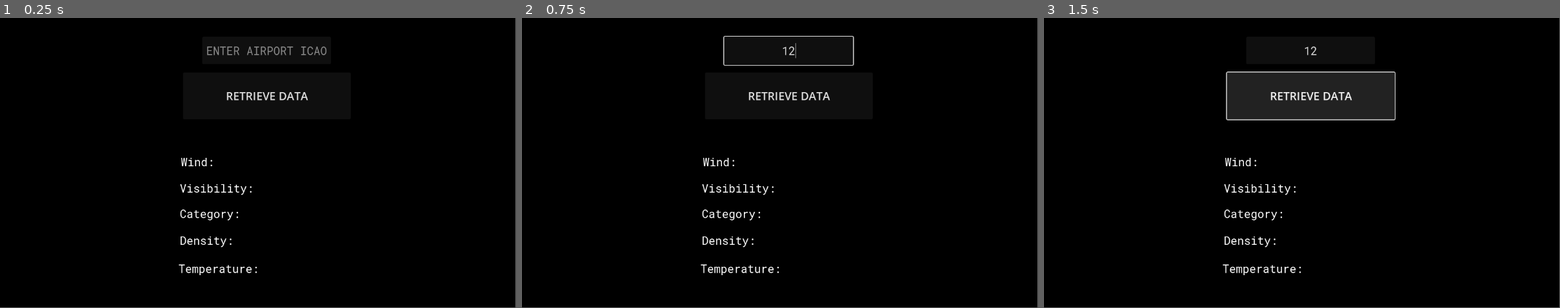
Above: before the commit, frames 1-3 (left to right).
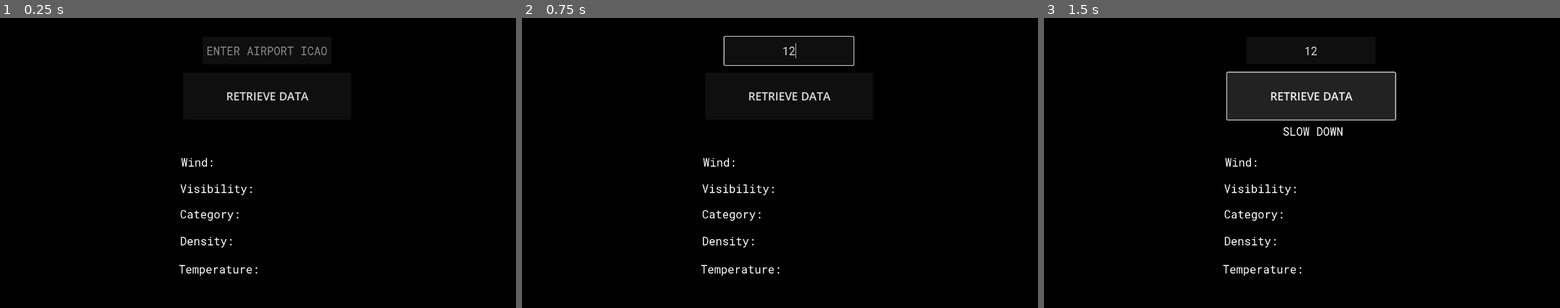
Above: after the commit, the same moments.

Repository: FireEntity1/open-metar
Game: Godot game, scene res://main.tscn
The game is run twice, just before and just after one commit, with the same random seed, the same clock (stepped at 60 frames per second) and the same inputs. The project has no main scene, so this scene is started directly.
Inputs (mouse positions are in pixels of both pictures, inside the frame that each line leads up to):
- Up to frame 1 (0.25 s): no input
- Up to frame 2 (0.75 s): click (790, 49) at 0.52 s; type "12" at 0.6 s
- Up to frame 3 (1.5 s): click "RETRIEVE DATA" at 1.25 s
In our replay, the window is 799x449 before the commit and 800x450 after it. These sizes can differ from the game's own. Grey fills any space a smaller window leaves; there, only what the larger window draws over its background counts as a difference.

The runs differ from the first frame. In frame 1, 1.1% of the frame differs, in the area x 34-64%, y 9-89%; in frame 2, 1.1%; in frame 3, 1.5%, in the area x 34-69%, y 9-89%.

Commit message:
Rate limit + Resizing

Diff:
--- a/api_call.gd
+++ b/api_call.gd
@@ -1,10 +1,11 @@
 extends Node2D
 
 var code = ""
+var isReady = false
 
 # Called when the node enters the scene tree for the first time.
 func _ready():
-	pass # Replace with function body.
+	$rateLimit.start()
 
 
 # Called every frame. 'delta' is the elapsed time since the previous frame.
@@ -21,6 +22,17 @@
 	print(str(json["data"][0]))
 	$category.text = "Category: " + json["data"][0]["flight_category"]
 	$wind.text = "Wind: " + str(json["data"][0]["wind"]["degrees"]) + " degrees @ " + str(json["data"][0]["wind"]["speed_kts"]) + "kts"
+
+	isReady = false
+	$rateLimit.start()
+
 func _on_call_button_up():
-	if code.length() == 4:
+	if not isReady:
+		$airport.text = "SLOW DOWN"
+		pass
+	elif code.length() == 4:
 		$HTTPRequest.request("https://api.checkwx.com/metar/" + code + "/decoded?x-api-key=dc420c7f63f741d89aa62b0f34")
+
+
+func _on_rate_limit_timeout():
+	isReady = true
--- a/main.tscn
+++ b/main.tscn
@@ -78,5 +78,9 @@
 theme = ExtResource("1_51gjn")
 text = "Density:"
 
+[node name="rateLimit" type="Timer" parent="."]
+wait_time = 5.0
+
 [connection signal="request_completed" from="HTTPRequest" to="." method="_on_http_request_request_completed"]
 [connection signal="button_up" from="call" to="." method="_on_call_button_up"]
+[connection signal="timeout" from="rateLimit" to="." method="_on_rate_limit_timeout"]
--- a/project.godot
+++ b/project.godot
@@ -14,6 +14,10 @@
 config/features=PackedStringArray("4.2", "GL Compatibility")
 config/icon="res://icon.svg"
 
+[display]
+
+window/stretch/mode="viewport"
+
 [rendering]
 
 renderer/rendering_method="gl_compatibility"
Not shown, added: export_presets.cfg
Not shown, added: .DS_Store
